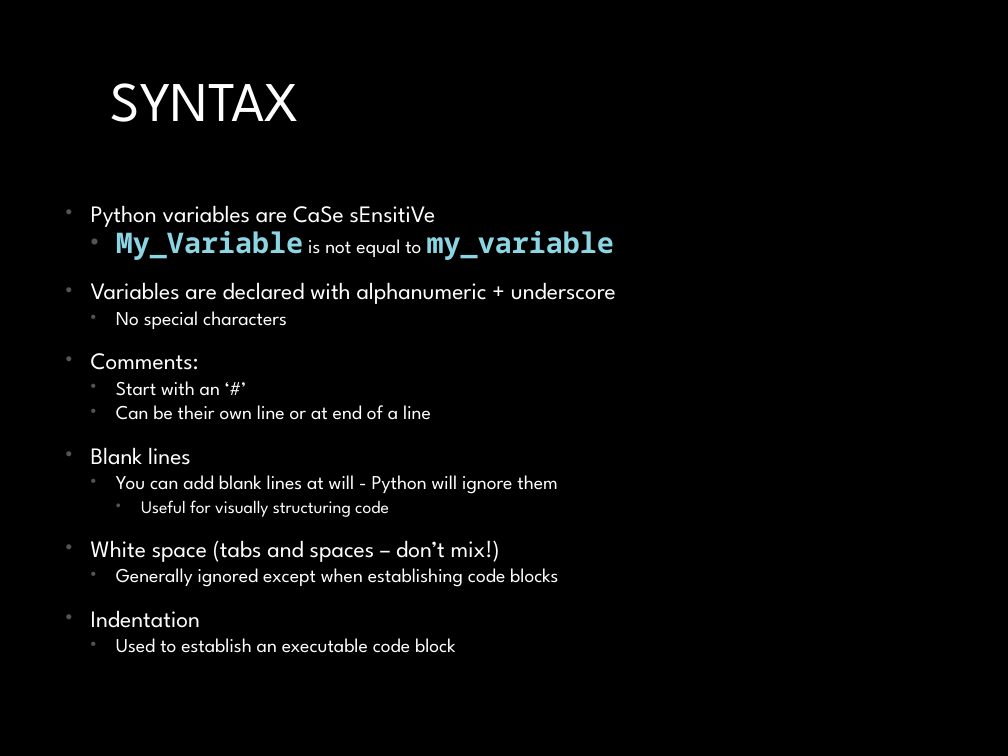
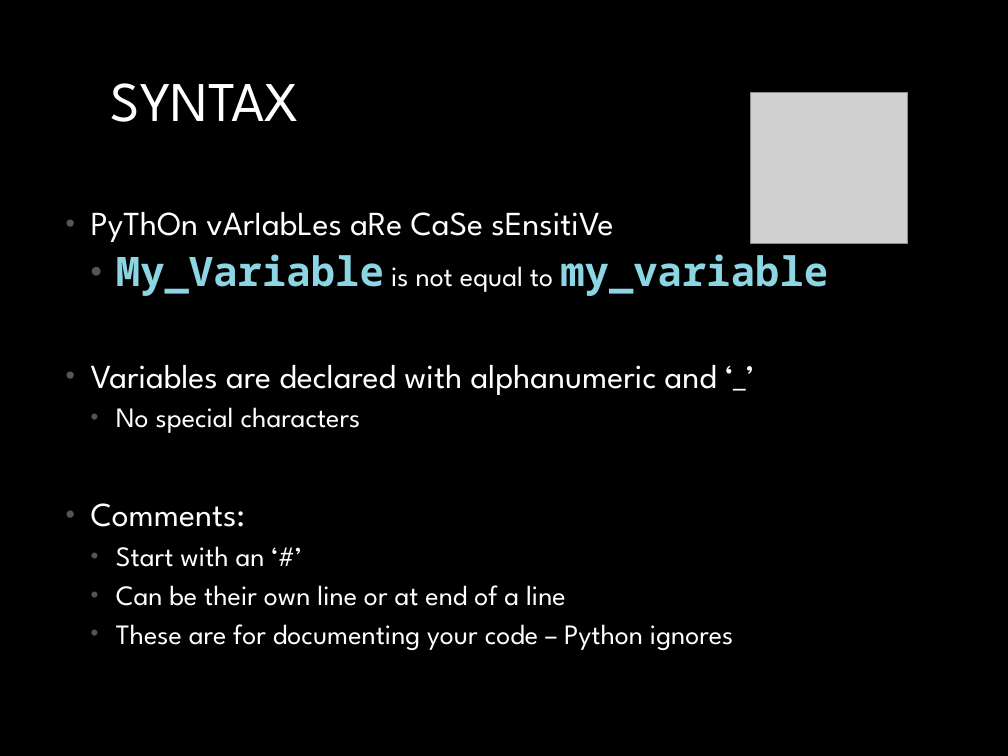
Before and after one commit to MichaelTroyer/Learning_Python_For_Fun_and_Profit, a slide deck: slide 7 of 2. Basics/Python_Basics.pptx (slide 5 before the commit). Drawn at 1008x756 pixels with LibreOffice and Linux fonts; fonts in the diff are those of the drawing; grey boxes stand for pictures. Boxes give left, top, right and bottom in pixels: in the first picture for what was removed or moved away, otherwise in the second. Text is boxed around its words. In the diff, an @@ line names an element or a change of style, - is before the commit and + after.

Commit message:
Updated Python Basics

```diff
--- a/2. Basics/Python_Basics.pptx
+++ b/2. Basics/Python_Basics.pptx
@@ picture added at bbox=[750, 93, 907, 244] @@
@@ text at bbox=[91, 212, 613, 242]: text changed; size 16.8 to 24 pt @@
-• Python variables are CaSe sEnsitiVe
+• PyThOn vArIabLes aRe CaSe sEnsitiVe
@@ text at bbox=[91, 254, 828, 606]: size 20.3 to 29 pt in "My_Variable my_variable"; size 14 to 20 pt in "is not equal to", "No special characters", "Start with an ‘#’", "Can be their own line or at ..."; size 16.8 to 24 pt in "Comments:"; line spacing 0.7 to 0.9 @@
@@ text at bbox=[91, 365, 717, 395]: text changed; size 16.8 to 24 pt @@
-• Variables are declared with alphanumeric + underscore
+• Variables are declared with alphanumeric and ‘_’
@@ text at bbox=[116, 624, 733, 650]: text changed; size 14 to 20 pt @@
-• Blank lines
-  • You can add blank lines at will - Python will ignore them
-    • Useful for visually structuring code
-• White space (tabs and spaces – don’t mix!)
-  • Generally ignored except when establishing code blocks
-• Indentation
-  • Used to establish an executable code block
+  • These are for documenting your code – Python ignores
```
Also in this commit, not shown: 6 other slides changed, 12 slides added, 5 other files.
